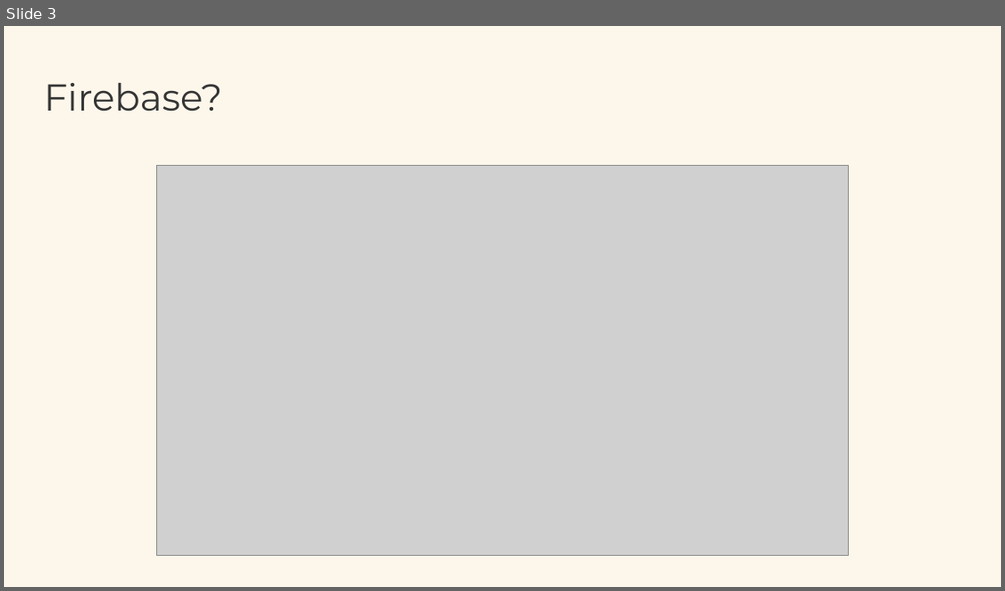
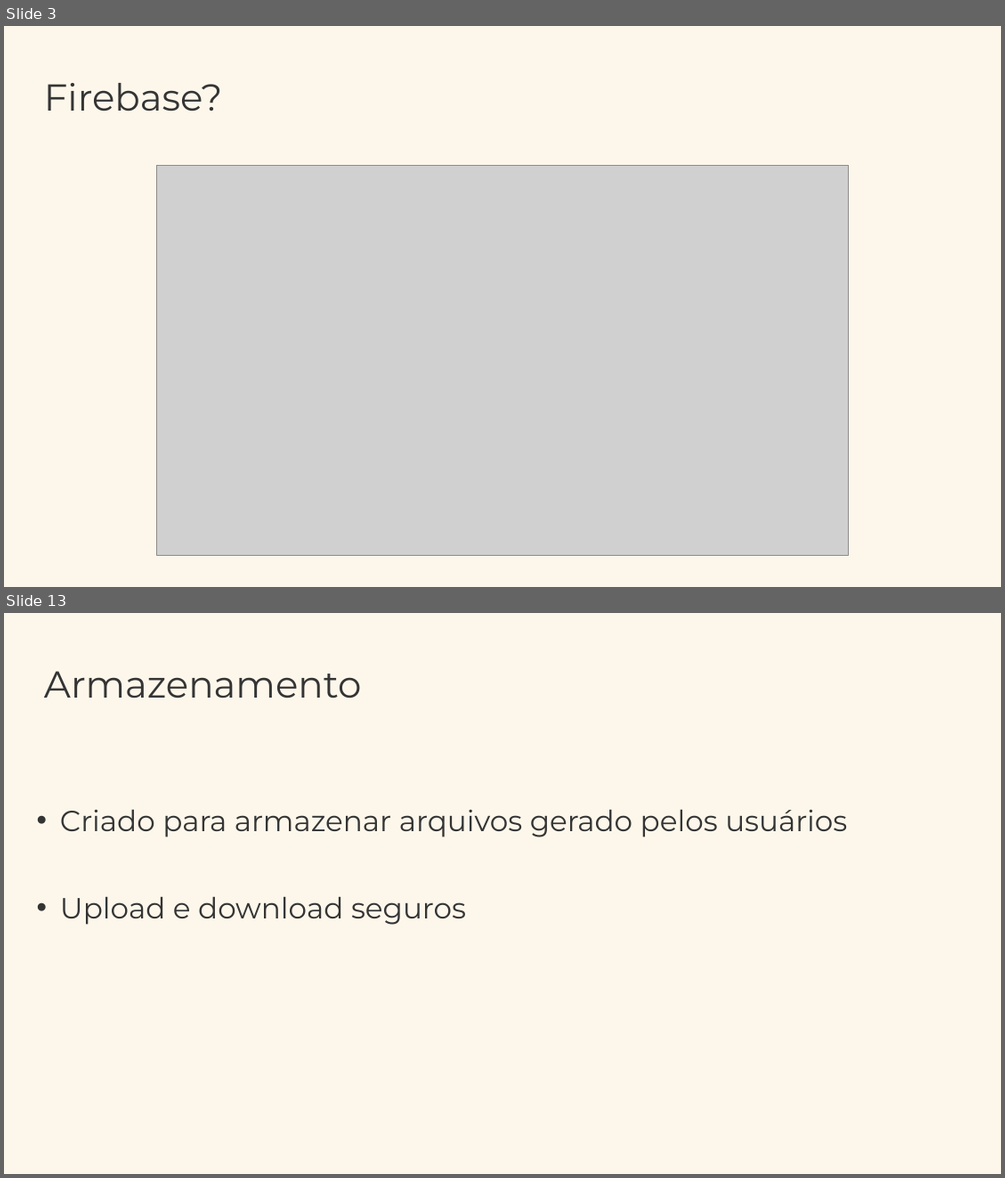
Before and after one commit to anacoimbrag/Android-Firebase, a slide deck: Android + Firebase.pptx. Shown one above the other, each under a label of ours: slide 3 before the commit, slides 3 and 13 after it; the slides between them are not shown. The pictures are 1005x591 and 1005x1178 pixels, drawn with LibreOffice and Linux fonts; fonts in the diff are those of the drawing; grey boxes stand for pictures. Boxes give left, top, right and bottom in pixels: in the first picture for what was removed or moved away, otherwise in the second. Text is boxed around its words. In the diff, an @@ line names an element or a change of style, - is before the commit and + after.

```diff
--- a/Android + Firebase.pptx
+++ b/Android + Firebase.pptx
@@ slide 13 added at (4,613,1001,1174), background #FDF7EB @@
@@ text added at (44,671,362,698), 36 pt, text #343434 @@
+Armazenamento
@@ text added at (60,809,847,925), 28 pt, text #343434 @@
+• Criado para armazenar arquivos gerado pelos usuários
+• Upload e download seguros
```
Also in this commit, not shown: 11 other slides added, 1 slide removed, 23 other files.
